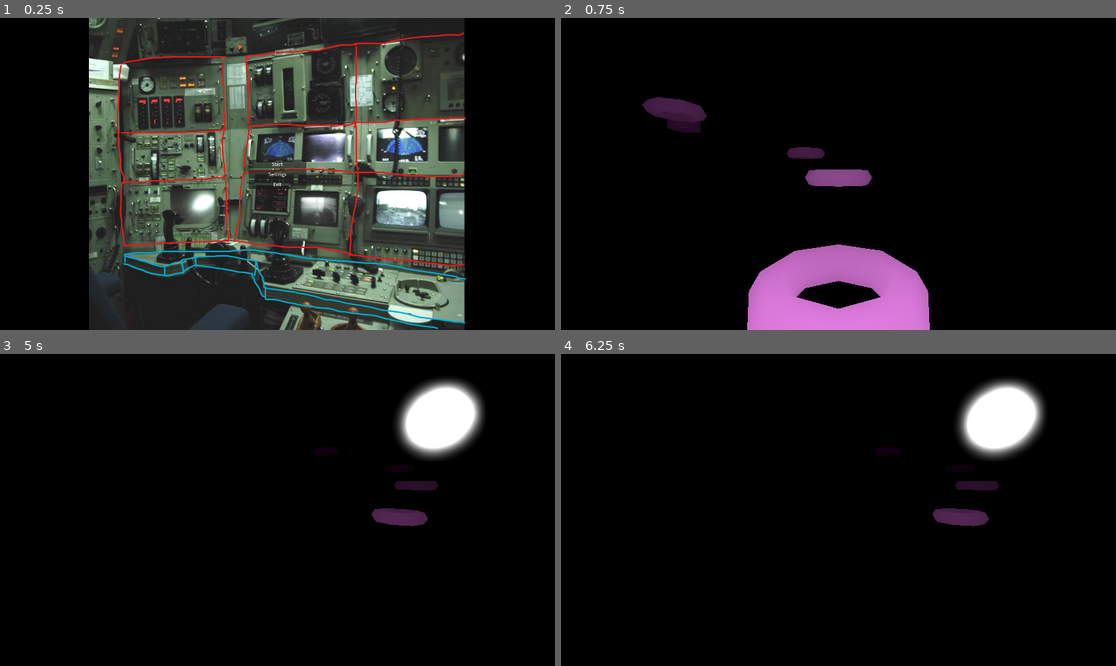
Above: before the commit, frames 1-4 (two rows, left to right).
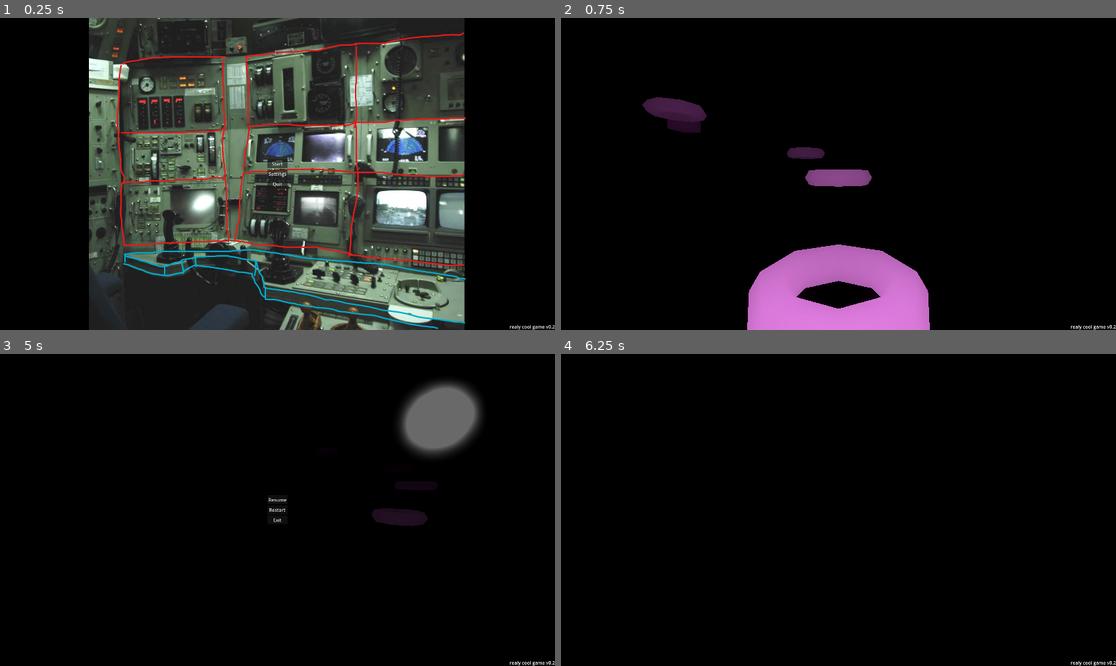
Above: after the commit, the same moments.

Repository: 834N5/game
Game: Godot game, scene res://menu/menu.tscn
The game is run twice, just before and just after one commit, with the same random seed, the same clock (stepped at 60 frames per second) and the same inputs.
Inputs (mouse positions are in pixels of both pictures, inside the frame that each line leads up to):
- Up to frame 1 (0.25 s): no input
- Up to frame 2 (0.75 s): click "Start" at 0.5 s
- Up to frame 3 (5 s): move the mouse to (271, 516) at 1.27 s; hold D (right) 1.28-2.78 s; tap W (foward) every 0.75 s from 1.35 to 4.35 s; tap Space (jump) at 1.52, 2.27, 3.77, 4.52 s; move the mouse to (316, 513) at 2.02 s; tap Enter at 2.75 s; move the mouse to (233, 506) at 2.77 s; hold A (left) 2.78-4.28 s; move the mouse to (283, 510) at 3.52 s; move the mouse to (255, 503) at 4.27 s; hold S (backwards) from 4.28 s (still down); tap Escape (escape) at 4.9 s
- Up to frame 4 (6.25 s): release S (backwards) at 5 s; click (838, 500) at 5 s, where only the run after the commit has a clickable "Resume"; tap Space (jump) at 5.75, 6.02 s; move the mouse to (960, 494) at 5.77 s; hold D (right) from 5.78 s (still down); tap W (foward) at 5.85 s

The runs differ from the first frame. In frame 1, 0.5% of the frame differs, in the area x 44-100%, y 45-100%; in frame 2, less than 0.1%; in frame 3, 3.7%; in frame 4, 4.0%, in the area x 66-100%, y 7-100%.

Commit message:
some more stuff

Diff:
--- a/menu/background-image.gd
+++ b/menu/background-image.gd
@@ -20,3 +20,7 @@
 		reScale = viewportWidth / $".".texture.get_size().x
 	$".".set_position(Vector2(viewportWidth/2, viewportHeight/2))
 	$".".set_scale(Vector2(reScale, reScale))
+
+
+func _on_start_pressed():
+	pass # Replace with function body.
--- a/menu/menu.tscn
+++ b/menu/menu.tscn
@@ -2,7 +2,7 @@
 
 [ext_resource type="Texture2D" uid="uid://okgvowx118sk" path="res://submarine.png" id="1_mehs8"]
 [ext_resource type="Script" path="res://menu/background-image.gd" id="2_2ic17"]
-[ext_resource type="Script" path="res://menu/menu.gd" id="3_iv1cb"]
+[ext_resource type="Script" path="res://menu/main-menu.gd" id="3_iv1cb"]
 
 [node name="Control" type="Control"]
 layout_mode = 3
@@ -12,38 +12,48 @@
 grow_horizontal = 2
 grow_vertical = 2
 
-[node name="Sprite2D" type="Sprite2D" parent="."]
+[node name="Background" type="Sprite2D" parent="."]
 position = Vector2(960, 540)
 texture = ExtResource("1_mehs8")
 script = ExtResource("2_2ic17")
 
-[node name="VBoxContainer" type="VBoxContainer" parent="."]
+[node name="CenterContainer" type="CenterContainer" parent="."]
 layout_mode = 1
-anchors_preset = 8
-anchor_left = 0.5
-anchor_top = 0.5
-anchor_right = 0.5
-anchor_bottom = 0.5
-offset_left = -100.0
-offset_top = -50.5
-offset_right = 100.0
-offset_bottom = 50.5
+anchors_preset = 15
+anchor_right = 1.0
+anchor_bottom = 1.0
 grow_horizontal = 2
 grow_vertical = 2
+
+[node name="buttons" type="VBoxContainer" parent="CenterContainer"]
+layout_mode = 2
 script = ExtResource("3_iv1cb")
 
-[node name="start" type="Button" parent="VBoxContainer"]
+[node name="start" type="Button" parent="CenterContainer/buttons"]
 layout_mode = 2
 text = "Start"
 
-[node name="settings" type="Button" parent="VBoxContainer"]
+[node name="settings" type="Button" parent="CenterContainer/buttons"]
 layout_mode = 2
 text = "Settings"
 
-[node name="quit" type="Button" parent="VBoxContainer"]
+[node name="quit" type="Button" parent="CenterContainer/buttons"]
 layout_mode = 2
-text = "Exit"
+text = "Quit"
 
-[connection signal="pressed" from="VBoxContainer/start" to="VBoxContainer" method="_on_start_pressed"]
-[connection signal="pressed" from="VBoxContainer/settings" to="VBoxContainer" method="_on_settings_pressed"]
-[connection signal="pressed" from="VBoxContainer/quit" to="VBoxContainer" method="_on_quit_pressed"]
+[node name="Label" type="Label" parent="."]
+layout_mode = 1
+anchors_preset = 3
+anchor_left = 1.0
+anchor_top = 1.0
+anchor_right = 1.0
+anchor_bottom = 1.0
+offset_left = -157.0
+offset_top = -23.0
+grow_horizontal = 0
+grow_vertical = 0
+text = "realy cool game v0.2"
+
+[connection signal="pressed" from="CenterContainer/buttons/start" to="CenterContainer/buttons" method="_on_start_pressed"]
+[connection signal="pressed" from="CenterContainer/buttons/settings" to="CenterContainer/buttons" method="_on_settings_pressed"]
+[connection signal="pressed" from="CenterContainer/buttons/quit" to="CenterContainer/buttons" method="_on_quit_pressed"]
--- a/obby/ok.tscn
+++ b/obby/ok.tscn
@@ -1,9 +1,10 @@
-[gd_scene load_steps=17 format=3 uid="uid://cu67umh4gsbwf"]
+[gd_scene load_steps=18 format=3 uid="uid://cu67umh4gsbwf"]
 
 [ext_resource type="Script" path="res://obby/pause.gd" id="1_3yd1p"]
 [ext_resource type="Script" path="res://obby/playerController.gd" id="1_ya3ju"]
 [ext_resource type="Script" path="res://obby/obby.gd" id="2_uail4"]
 [ext_resource type="Material" uid="uid://dvuxjt6epjk76" path="res://obby/glow.tres" id="3_gtvw8"]
+[ext_resource type="Script" path="res://obby/pause-menu.gd" id="5_6iprq"]
 
 [sub_resource type="CapsuleMesh" id="CapsuleMesh_q804a"]
 
@@ -160,3 +161,61 @@
 transform = Transform3D(0.707107, -1.28028e-08, 0.707107, -0.707107, -3.09086e-08, 0.707107, 1.28028e-08, -1, -3.09086e-08, 0, 0, 0)
 visible = false
 shadow_enabled = true
+
+[node name="PauseMenu" type="Control" parent="."]
+visible = false
+layout_mode = 3
+anchors_preset = 15
+anchor_right = 1.0
+anchor_bottom = 1.0
+grow_horizontal = 2
+grow_vertical = 2
+
+[node name="background" type="ColorRect" parent="PauseMenu"]
+layout_mode = 1
+anchors_preset = 15
+anchor_right = 1.0
+anchor_bottom = 1.0
+grow_horizontal = 2
+grow_vertical = 2
+color = Color(0, 0, 0, 0.588235)
+
+[node name="CenterContainer" type="CenterContainer" parent="PauseMenu"]
+layout_mode = 1
+anchors_preset = 15
+anchor_right = 1.0
+anchor_bottom = 1.0
+grow_horizontal = 2
+grow_vertical = 2
+
+[node name="buttons" type="VBoxContainer" parent="PauseMenu/CenterContainer"]
+layout_mode = 2
+script = ExtResource("5_6iprq")
+
+[node name="resume" type="Button" parent="PauseMenu/CenterContainer/buttons"]
+layout_mode = 2
+text = "Resume"
+
+[node name="restart" type="Button" parent="PauseMenu/CenterContainer/buttons"]
+layout_mode = 2
+text = "Restart"
+
+[node name="exit" type="Button" parent="PauseMenu/CenterContainer/buttons"]
+layout_mode = 2
+text = "Exit"
+
+[node name="Label" type="Label" parent="."]
+anchors_preset = 3
+anchor_left = 1.0
+anchor_top = 1.0
+anchor_right = 1.0
+anchor_bottom = 1.0
+offset_left = -157.0
+offset_top = -23.0
+grow_horizontal = 0
+grow_vertical = 0
+text = "realy cool game v0.2"
+
+[connection signal="pressed" from="PauseMenu/CenterContainer/buttons/resume" to="PauseMenu/CenterContainer/buttons" method="_on_resume_pressed"]
+[connection signal="pressed" from="PauseMenu/CenterContainer/buttons/restart" to="PauseMenu/CenterContainer/buttons" method="_on_restart_pressed"]
+[connection signal="pressed" from="PauseMenu/CenterContainer/buttons/exit" to="PauseMenu/CenterContainer/buttons" method="_on_quit_pressed"]
--- /dev/null
+++ b/obby/pause-menu.gd
@@ -0,0 +1,26 @@
+extends VBoxContainer
+
+@onready var pauseMenu = $"../.."
+
+# Called when the node enters the scene tree for the first time.
+func _ready():
+	pass # Replace with function body.
+
+
+# Called every frame. 'delta' is the elapsed time since the previous frame.
+func _process(_delta):
+	pass
+
+
+func _on_resume_pressed():
+	pauseMenu.visible = !pauseMenu.visible
+	get_tree().paused = false
+	Input.set_mouse_mode(Input.MOUSE_MODE_CAPTURED)
+
+func _on_restart_pressed():
+	get_tree().paused = false
+	get_tree().change_scene_to_file("res://obby/ok.tscn")
+
+func _on_quit_pressed():
+	get_tree().paused = false
+	get_tree().change_scene_to_file("res://menu/menu.tscn")
--- a/obby/pause.gd
+++ b/obby/pause.gd
@@ -1,5 +1,7 @@
 extends Node3D
 
+
+@onready var pauseMenu = $PauseMenu
 
 # Called when the node enters the scene tree for the first time.
 func _ready():
@@ -8,12 +10,13 @@
 
 func _input(_event):
 	if Input.is_action_just_pressed("escape"):
-		print(Input.mouse_mode)
 		if get_tree().paused:
 			get_tree().paused = false
+			pauseMenu.visible = !pauseMenu.visible
 			Input.set_mouse_mode(Input.MOUSE_MODE_CAPTURED)
 		else:
 			get_tree().paused = true
+			pauseMenu.visible = !pauseMenu.visible
 			Input.set_mouse_mode(Input.MOUSE_MODE_VISIBLE)
 
 # Called every frame. 'delta' is the elapsed time since the previous frame.
--- a/obby/playerController.gd
+++ b/obby/playerController.gd
@@ -12,6 +12,7 @@
 
 func _ready():
 	Input.set_mouse_mode(Input.MOUSE_MODE_CAPTURED)
+	print("wow")
 
 func _input(event):
 	if event is InputEventMouseMotion:
Renamed: menu/menu.gd -> menu/main-menu.gd
Not shown, changed: build/obby.exe
Not shown, changed: build/obby.x86_64
Not shown, changed: build/obby.zip
